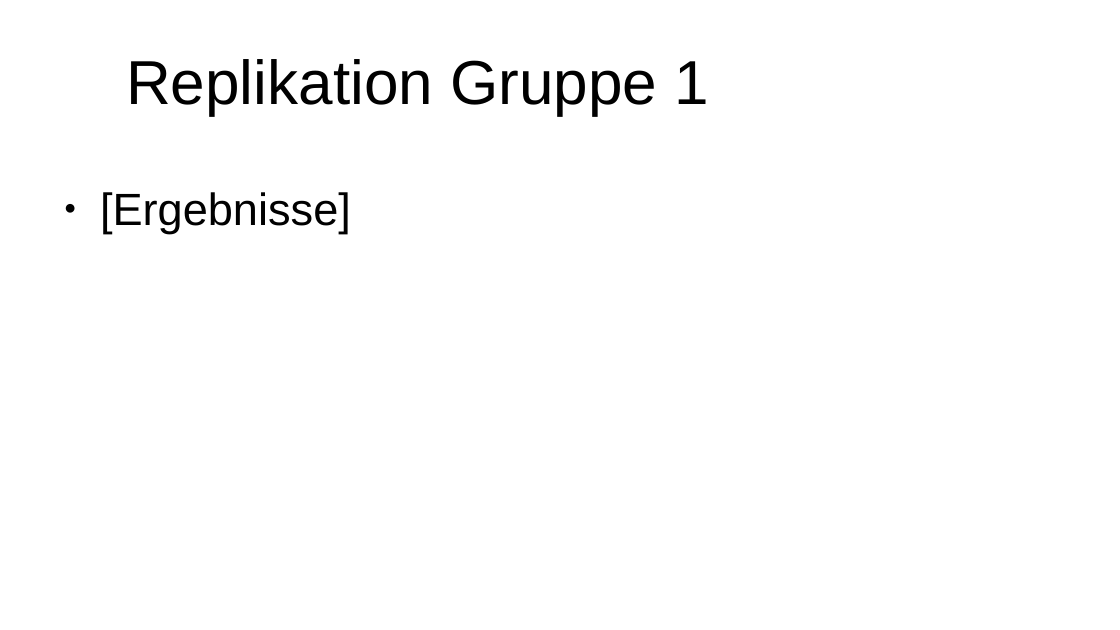
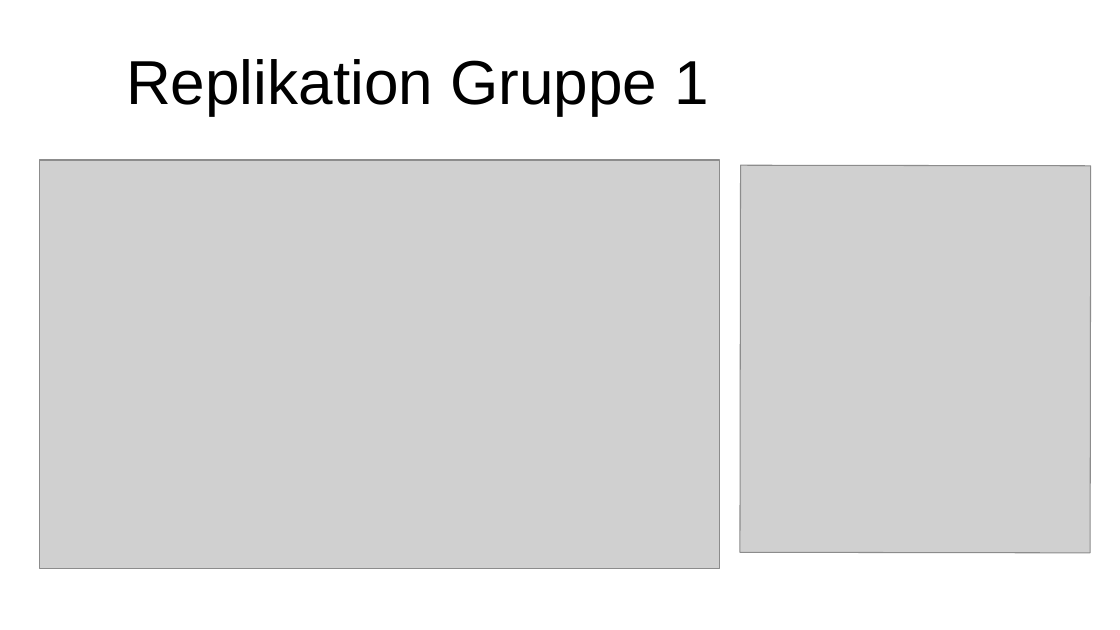
Before and after one commit to togir2/TE_SR_experiments_2021, a slide deck: slide 3 of präsentation/Abschlusspräsentation Projekt2.odp. Drawn at 1120x630 pixels with LibreOffice and Linux fonts; fonts in the diff are those of the drawing; grey boxes stand for pictures. Boxes give left, top, right and bottom in pixels: in the first picture for what was removed or moved away, otherwise in the second. Text is boxed around its words. In the diff, an @@ line names an element or a change of style, - is before the commit and + after.

Commit message:
Add files via upload
feat. rep gruppe 01

```diff
--- a/präsentation/Abschlusspräsentation Projekt2.odp
+++ b/präsentation/Abschlusspräsentation Projekt2.odp
@@ picture added at (40, 160, 720, 568) @@
@@ picture added at (741, 165, 1092, 553) @@
@@ text removed at (100, 192, 351, 233) @@
-● [Ergebnisse]
```
